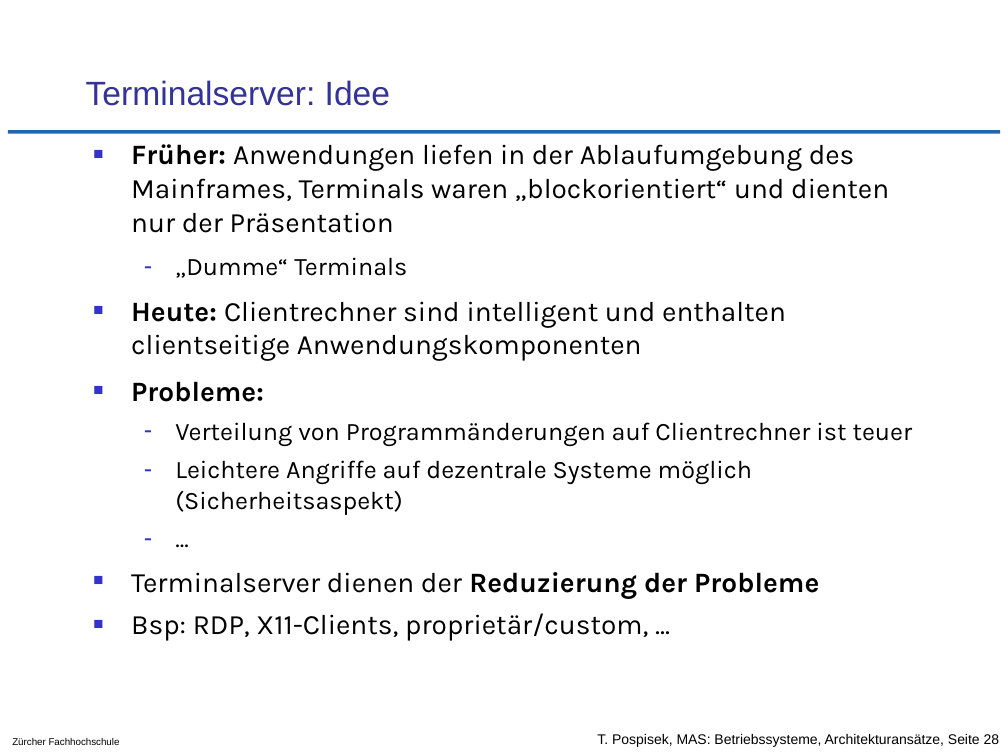
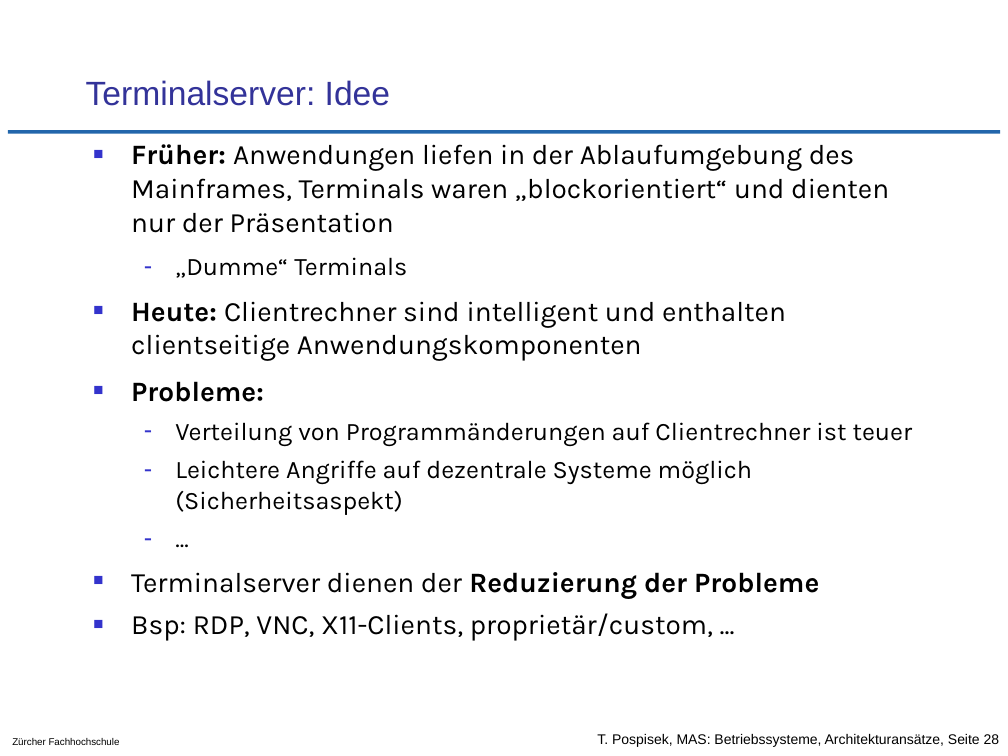
Before and after one commit to tpo/betriebssysteme, a slide deck: slide 28 of 02-2_Architekturansätze.odp. Drawn at 1008x756 pixels with LibreOffice and Linux fonts; fonts in the diff are those of the drawing; background and template pictures are left out. Boxes give left, top, right and bottom in pixels: in the first picture for what was removed or moved away, otherwise in the second. Text is boxed around its words. In the diff, an @@ line names an element or a change of style, - is before the commit and + after.

```diff
--- a/02-2_Architekturansätze.odp
+++ b/02-2_Architekturansätze.odp
@@ text at (131,613,713,641): text changed @@
-■ Bsp: RDP, X11-Clients, proprietär/custom, ...
+■ Bsp: RDP, VNC, X11-Clients, proprietär/custom, ...
```
Also in this commit, not shown: 2 other slides changed.
